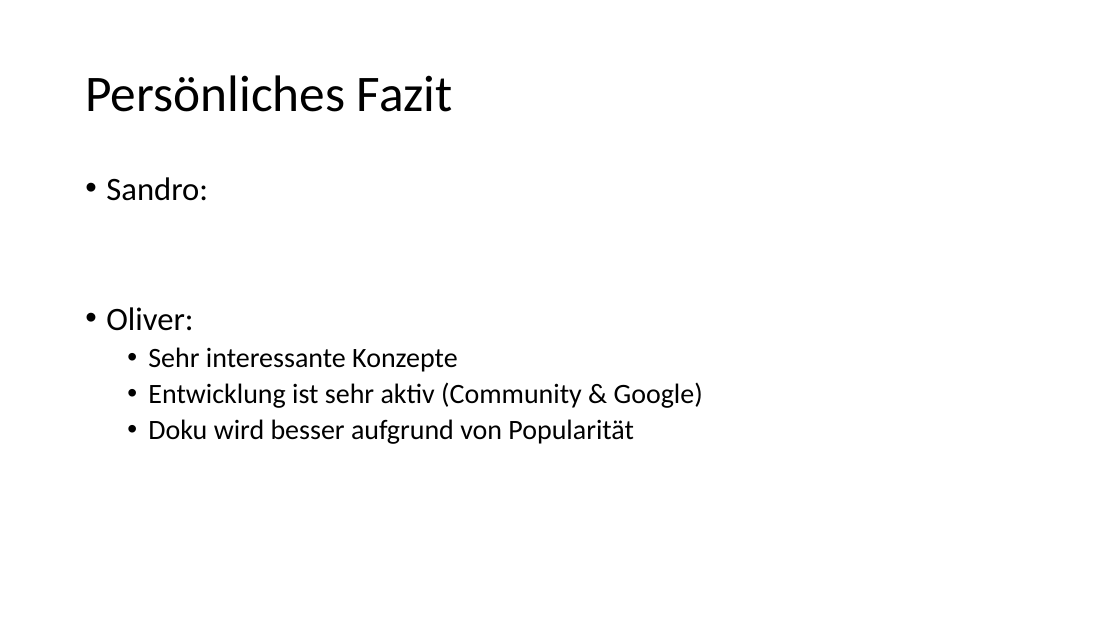
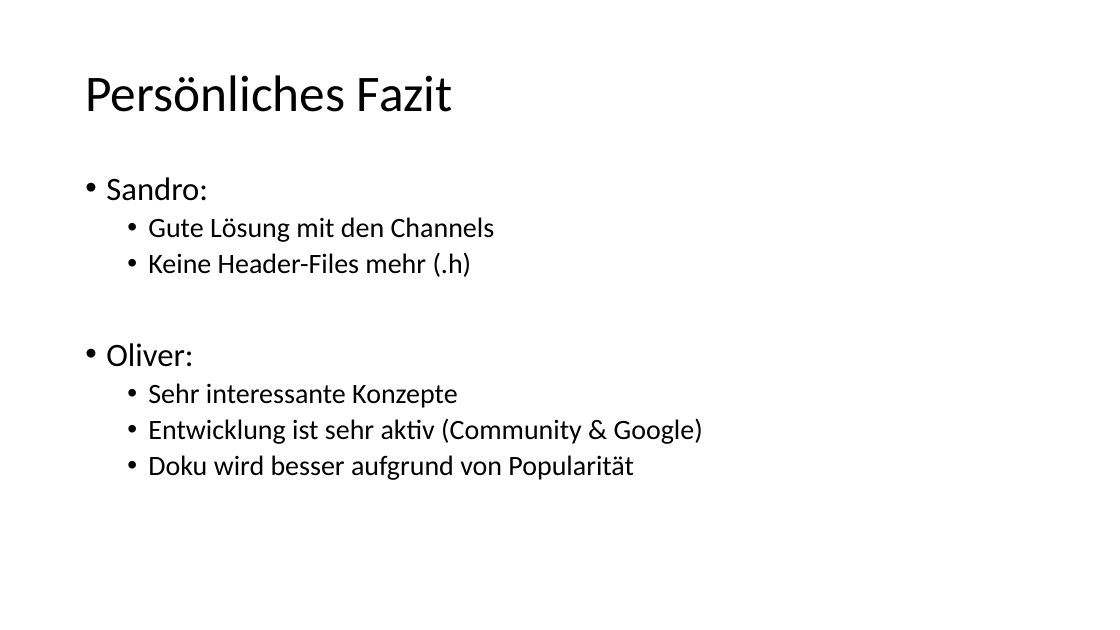
Before and after one commit to WicSan/pcp_go, a slide deck: slide 5 of Go_2018.pptx. Drawn at 1120x630 pixels with LibreOffice and Linux fonts; fonts in the diff are those of the drawing. Boxes give left, top, right and bottom in pixels: in the first picture for what was removed or moved away, otherwise in the second. Text is boxed around its words. In the diff, an @@ line names an element or a change of style, - is before the commit and + after.

```diff
--- a/Go_2018.pptx
+++ b/Go_2018.pptx
@@ text at (148, 217, 495, 277): paragraphs added @@
+  • Gute Lösung mit den Channels
+  • Keine Header-Files mehr (.h)
```
Also in this commit, not shown: 1 other slide changed.
